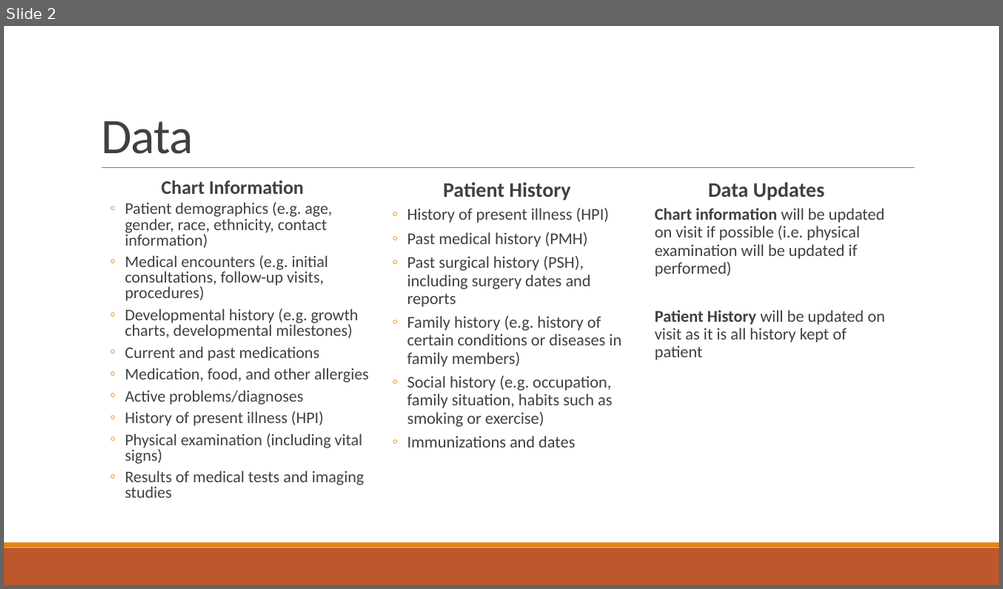
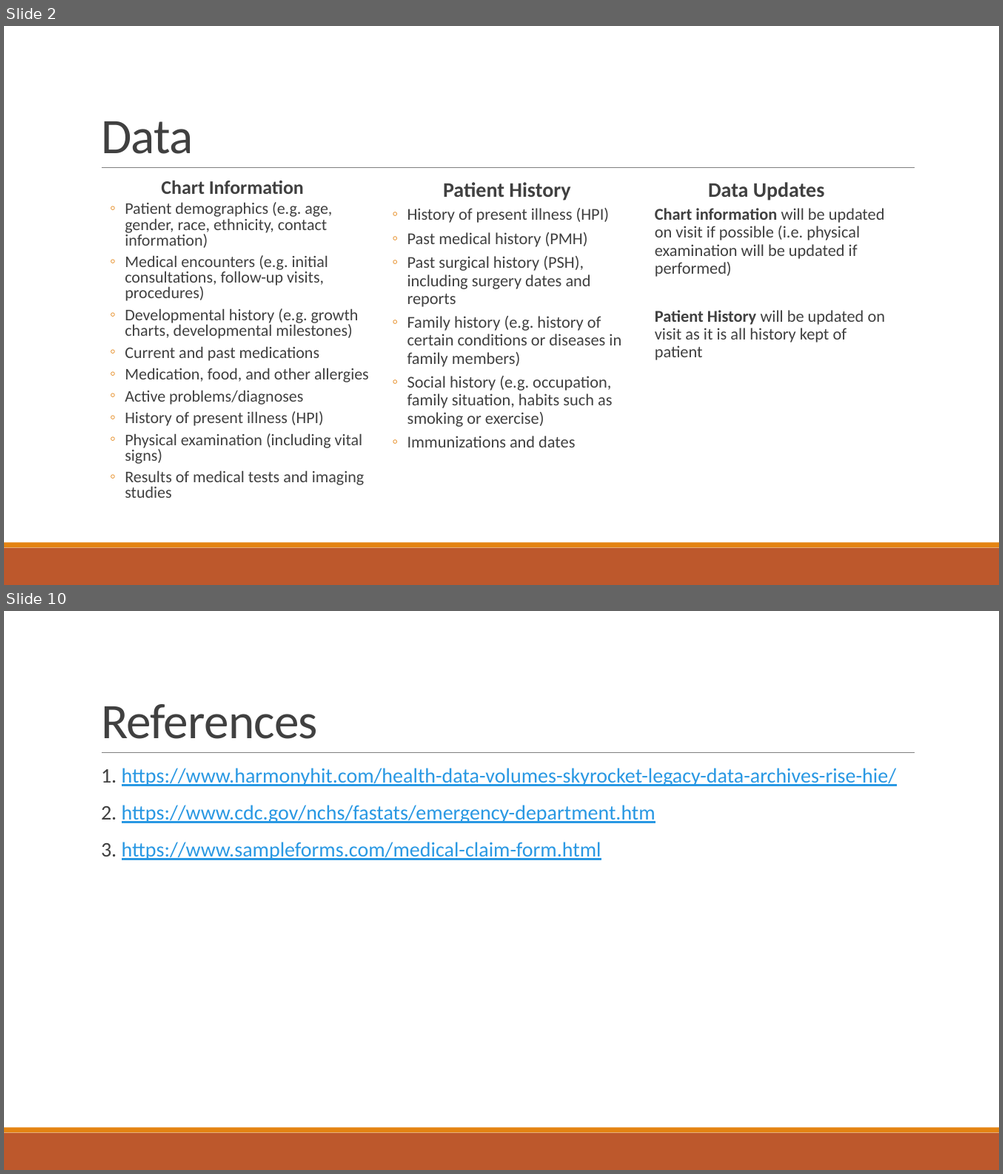
Before and after one commit to samswain2/MSiA-SQ, a slide deck: MSiA 423/hw01/hw01_deck.pptx. Shown one above the other, each under a label of ours: slide 2 before the commit, slides 2 and 10 after it; the slides between them are not shown. The pictures are 1003x589 and 1003x1174 pixels, drawn with LibreOffice and Linux fonts; fonts in the diff are those of the drawing. Boxes give left, top, right and bottom in pixels: in the first picture for what was removed or moved away, otherwise in the second. Text is boxed around its words. In the diff, an @@ line names an element or a change of style, - is before the commit and + after.

```diff
--- a/MSiA 423/hw01/hw01_deck.pptx
+++ b/MSiA 423/hw01/hw01_deck.pptx
@@ slide 10 added at box(4, 611, 999, 1170), background #FFFFFF; not listed: 3 template elements that a slide beside it also shows @@
@@ title added at box(101, 704, 318, 739), 48 pt, text #404040 @@
+References
@@ text added at box(101, 768, 896, 860), 20 pt, text #2998E3, underline @@
+  1. https://www.harmonyhit.com/health-data-volumes-skyrocket-legacy-data-archives-rise-hie/
+  2. https://www.cdc.gov/nchs/fastats/emergency-department.htm
+  3. https://www.sampleforms.com/medical-claim-form.html
```
Also in this commit, not shown: 3 slides changed, 4 other slides added, 3 other files.
